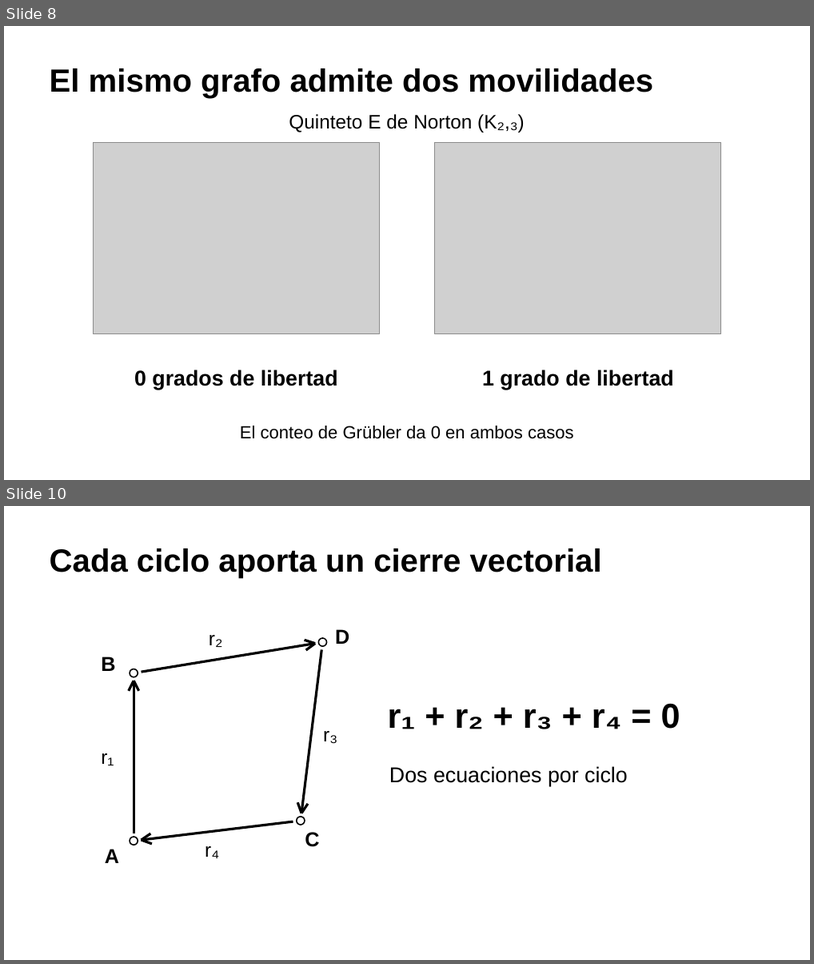
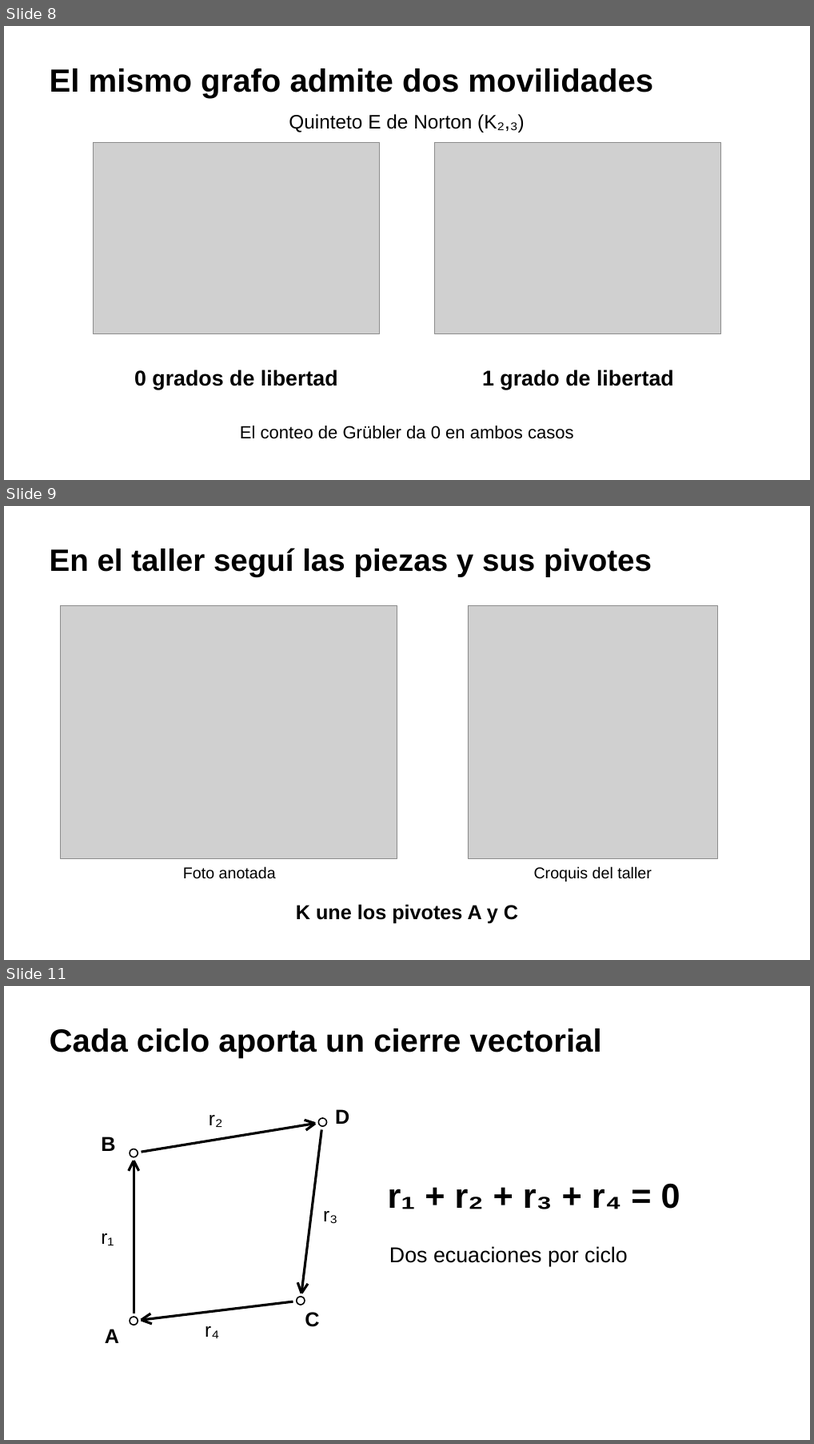
Before and after one commit to LuigiToby/grafos-mecanicos, a slide deck: presentacion/Grafos_Mecanicos.pptx. Shown one above the other, each under a label of ours: slides 8 and 10 before the commit, slides 8, 9 and 11 after it; the slides between them are not shown. The pictures are 814x964 and 814x1444 pixels, drawn with LibreOffice and Linux fonts; fonts in the diff are those of the drawing; grey boxes stand for pictures. Boxes give left, top, right and bottom in pixels: in the first picture for what was removed or moved away, otherwise in the second. Text is boxed around its words. In the diff, an @@ line names an element or a change of style, - is before the commit and + after.

Commit message:
Mejora el cierre, las notas y los dibujos del taller

```diff
--- a/presentacion/Grafos_Mecanicos.pptx
+++ b/presentacion/Grafos_Mecanicos.pptx
@@ slide 9 added at (4, 506, 810, 960), background #FFFFFF @@
@@ text added at (50, 548, 652, 577), 36.8 pt, text #000000, bold @@
+En el taller seguí las piezas y sus pivotes
@@ picture added at (60, 606, 398, 859) @@
@@ picture added at (468, 606, 718, 859) @@
@@ text added at (183, 866, 276, 879), 18.8 pt, text #000000 @@
+Foto anotada
@@ text added at (534, 866, 652, 881), 18.8 pt, text #000000 @@
+Croquis del taller
@@ text added at (296, 904, 518, 924), 24 pt, text #000000, bold @@
+K une los pivotes A y C
@@ what was slide 10 is now slide 11 @@
```
Also in this commit, not shown: 3 other slides added, 2 slides removed, 1 other file.
